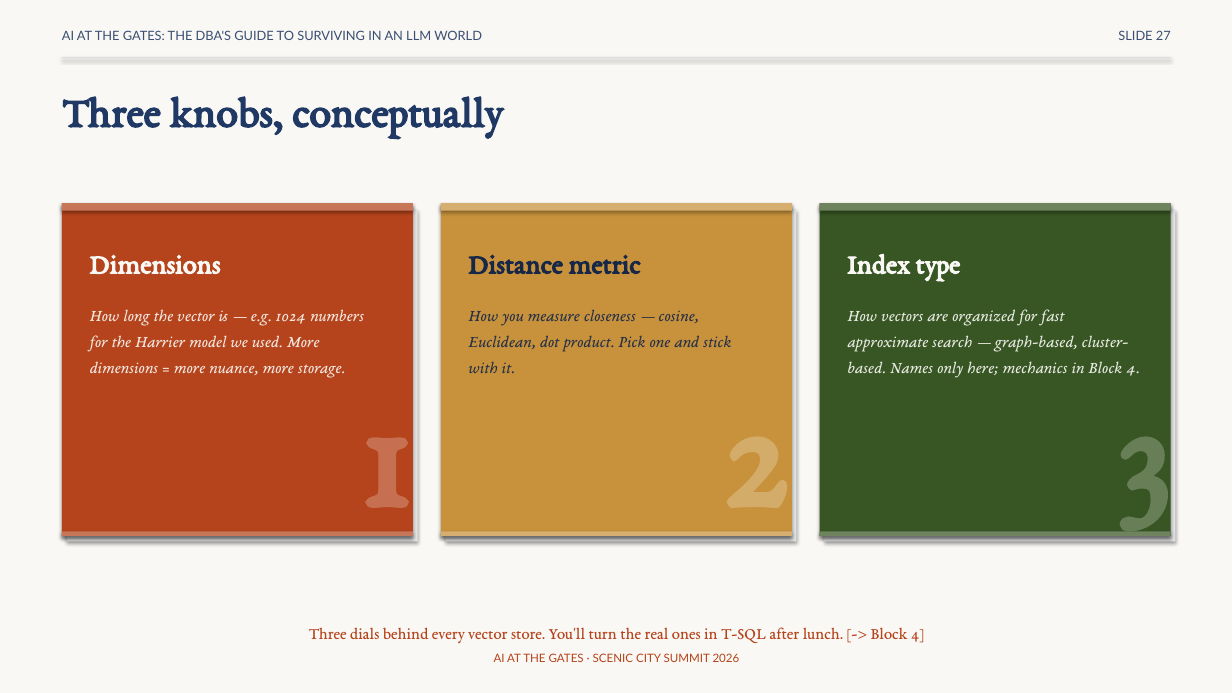
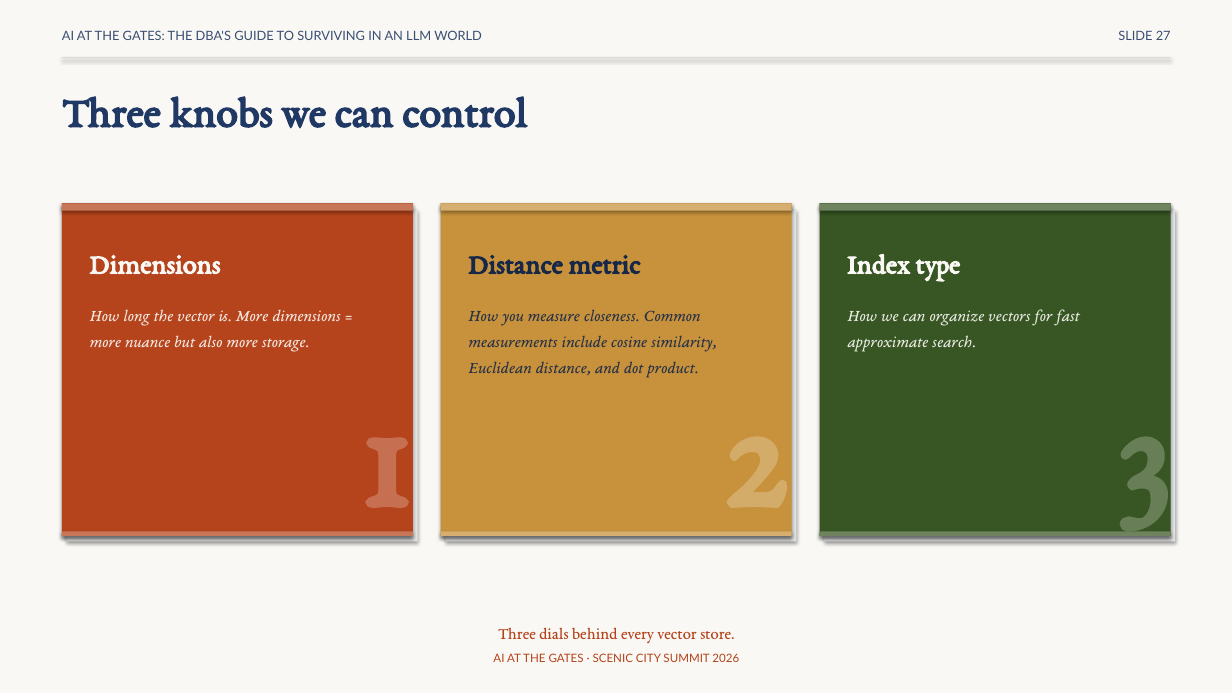
Before and after one commit to feaselkl/AI-at-the-Gates, a slide deck: slide 28 of slides/scenic-city-aigates-precon.pptx (slide 27 before the commit). Drawn at 1232x693 pixels with LibreOffice and Linux fonts; fonts in the diff are those of the drawing. Boxes give left, top, right and bottom in pixels: in the first picture for what was removed or moved away, otherwise in the second. Text is boxed around its words. In the diff, an @@ line names an element or a change of style, - is before the commit and + after.

```diff
--- a/slides/scenic-city-aigates-precon.pptx
+++ b/slides/scenic-city-aigates-precon.pptx
@@ text at [62,96,528,129]: text changed @@
-Three knobs, conceptually
+Three knobs we can control
@@ text at [90,309,341,351]: text changed @@
-How long the vector is — e.g. 1024 numbers for the Harrier model we used. More dimensions = more nuance, more storage.
+How long the vector is. More dimensions = more nuance but also more storage.
@@ text at [468,309,717,378]: text changed @@
-How you measure closeness — cosine, Euclidean, dot product. Pick one and stick with it.
+How you measure closeness. Common measurements include cosine similarity, Euclidean distance, and dot product.
@@ text at [847,309,1079,351]: text changed @@
-How vectors are organized for fast approximate search — graph-based, cluster-based. Names only here; mechanics in Block 4.
+How we can organize vectors for fast approximate search.
@@ text at [498,627,734,643]: text changed @@
-Three dials behind every vector store. You'll turn the real ones in T-SQL after lunch. [-> Block 4]
+Three dials behind every vector store.
```
Also in this commit, not shown: 109 other slides changed, 1 slide added, 1 slide removed.
